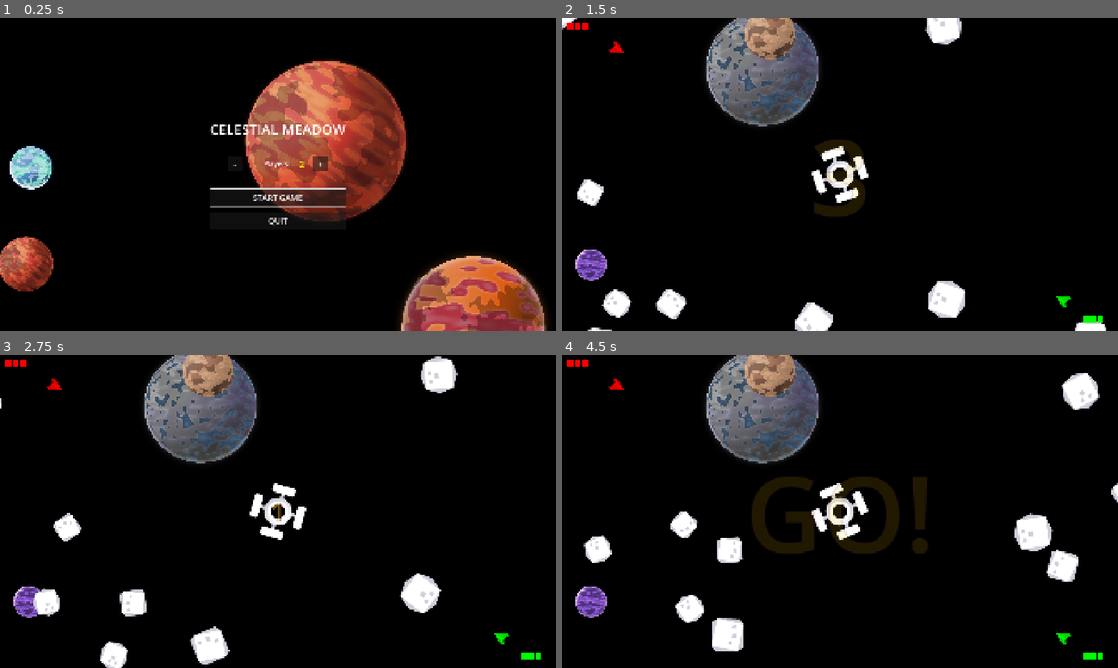
Above: before the commit, frames 1-4 (two rows, left to right).
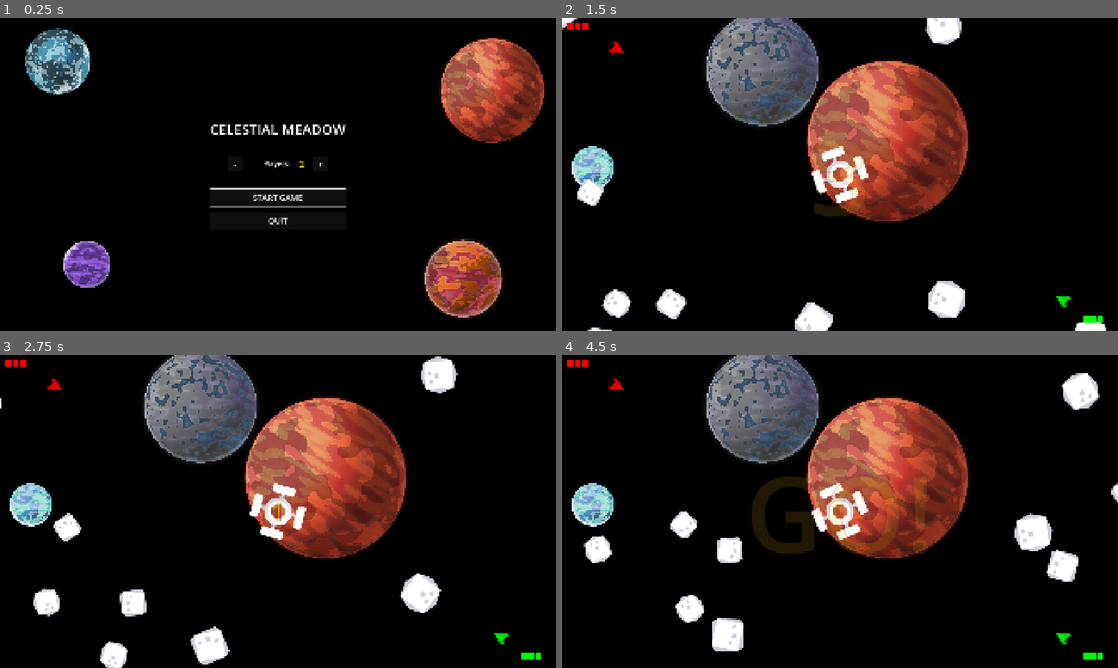
Above: after the commit, the same moments.

Repository: Teeohbee/CelestialMeadow
Game: Godot game, scene res://menu.tscn
Same seed, same stepped clock (60 frames per second), same inputs: the game is played once before the commit and once after it.
Inputs:
- Up to frame 1 (0.25 s): no input
- Up to frame 2 (1.5 s): click "START GAME" at 0.5 s
- Up to frame 3 (2.75 s): no input
- Up to frame 4 (4.5 s): no input

The runs differ from the first frame. In frame 1, 27% of the frame differs, in the area x 0-99%, y 3-100%; in frame 2, 14%; in frame 3, 14%; in frame 4, 14%.

Commit message:
fix: title screen planets ignored their placement
planet.gd picked a random texture, size and position on ready,
overriding the title screen's layout, so menu planets landed on top of
the buttons at up to 1.5x screen width. A randomise flag lets a scene
place and pick planets itself; the arena keeps random planets.

Diff:
--- a/menu.tscn
+++ b/menu.tscn
@@ -1,7 +1,11 @@
-[gd_scene load_steps=3 format=3 uid="uid://bh5j3ywxnw7yk"]
+[gd_scene load_steps=7 format=3 uid="uid://bh5j3ywxnw7yk"]
 
 [ext_resource type="Script" path="res://menu.gd" id="1_menu"]
 [ext_resource type="PackedScene" uid="uid://bnauy0payb6b1" path="res://planet.tscn" id="2_planet"]
+[ext_resource type="Texture2D" uid="uid://bgioc4nl73xc0" path="res://sprites/planet07.png" id="3_p07"]
+[ext_resource type="Texture2D" uid="uid://kvy4jitc24uw" path="res://sprites/planet08.png" id="4_p08"]
+[ext_resource type="Texture2D" uid="uid://da822ryvpydf2" path="res://sprites/planet09.png" id="5_p09"]
+[ext_resource type="Texture2D" uid="uid://1ipltpid65ih" path="res://sprites/planet02.png" id="6_p02"]
 
 [node name="Menu" type="Control"]
 layout_mode = 3
@@ -23,19 +27,27 @@
 
 [node name="Planet1" parent="." instance=ExtResource("2_planet")]
 position = Vector2(200, 150)
-scale = Vector2(0.8, 0.8)
+scale = Vector2(0.22, 0.22)
+randomise = false
+texture = ExtResource("3_p07")
 
 [node name="Planet2" parent="." instance=ExtResource("2_planet")]
 position = Vector2(1700, 250)
-scale = Vector2(1.2, 1.2)
+scale = Vector2(0.35, 0.35)
+randomise = false
+texture = ExtResource("4_p08")
 
 [node name="Planet3" parent="." instance=ExtResource("2_planet")]
 position = Vector2(300, 850)
-scale = Vector2(0.6, 0.6)
+scale = Vector2(0.16, 0.16)
+randomise = false
+texture = ExtResource("5_p09")
 
 [node name="Planet4" parent="." instance=ExtResource("2_planet")]
 position = Vector2(1600, 900)
-scale = Vector2(0.9, 0.9)
+scale = Vector2(0.26, 0.26)
+randomise = false
+texture = ExtResource("6_p02")
 
 [node name="VBoxContainer" type="VBoxContainer" parent="."]
 layout_mode = 1
--- a/planet.gd
+++ b/planet.gd
@@ -1,14 +1,18 @@
 extends Sprite2D
 
 @export var sprites: Array[CompressedTexture2D] = []
+## Off when a scene picks the planet's texture, size and position itself,
+## as the title screen does
+@export var randomise: bool = true
 
 var screen_size: Vector2
 
 func _ready():
 	screen_size = get_viewport_rect().size
-	set_planet_texture()
-	set_planet_scale()
-	position = Vector2(randf_range(0, 1)*screen_size.x, randf_range(0, 1)*screen_size.y)
+	if randomise:
+		set_planet_texture()
+		set_planet_scale()
+		position = Vector2(randf_range(0, 1)*screen_size.x, randf_range(0, 1)*screen_size.y)
 
 func set_planet_texture():
 	var texture_index = randi() % sprites.size()
